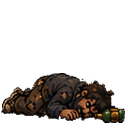
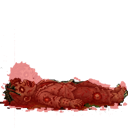
The second 128 × 128 image is a revision of the first. Changes to its layers:
painted on "1" over bbox(0, 29, 128, 128)
